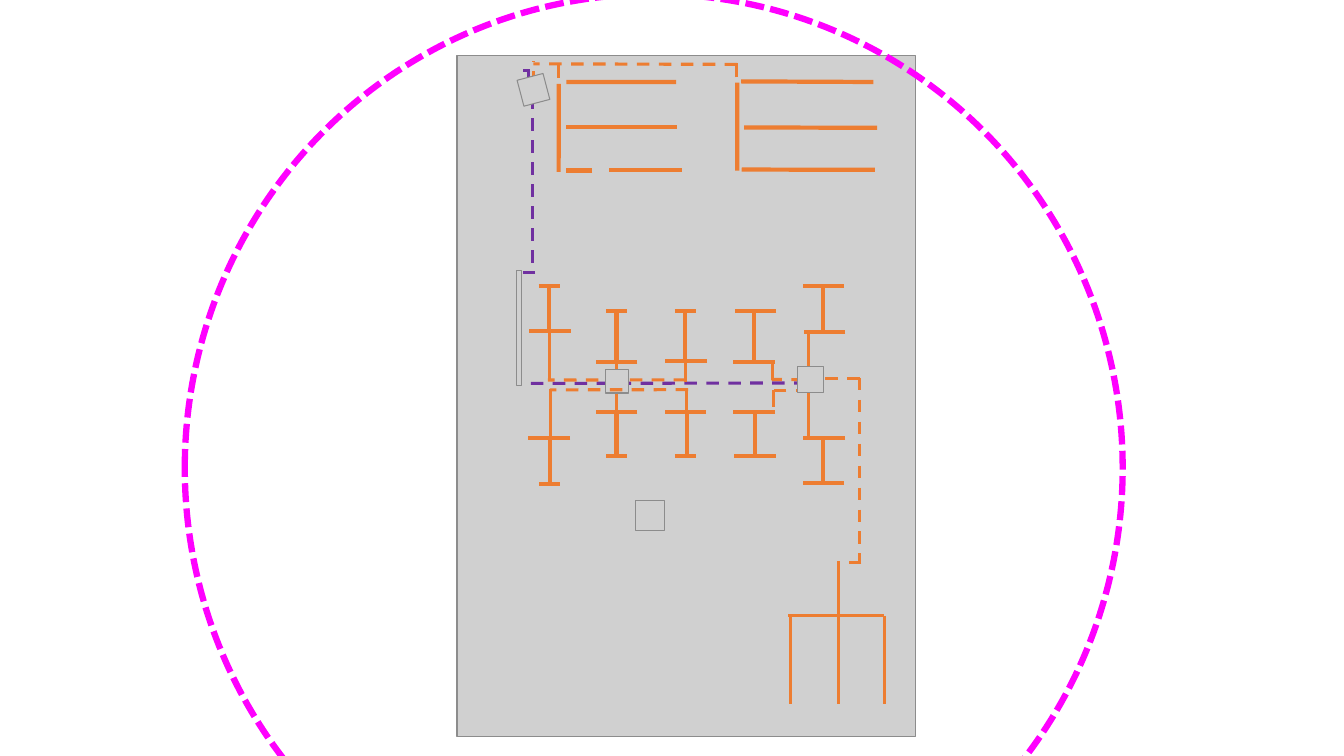
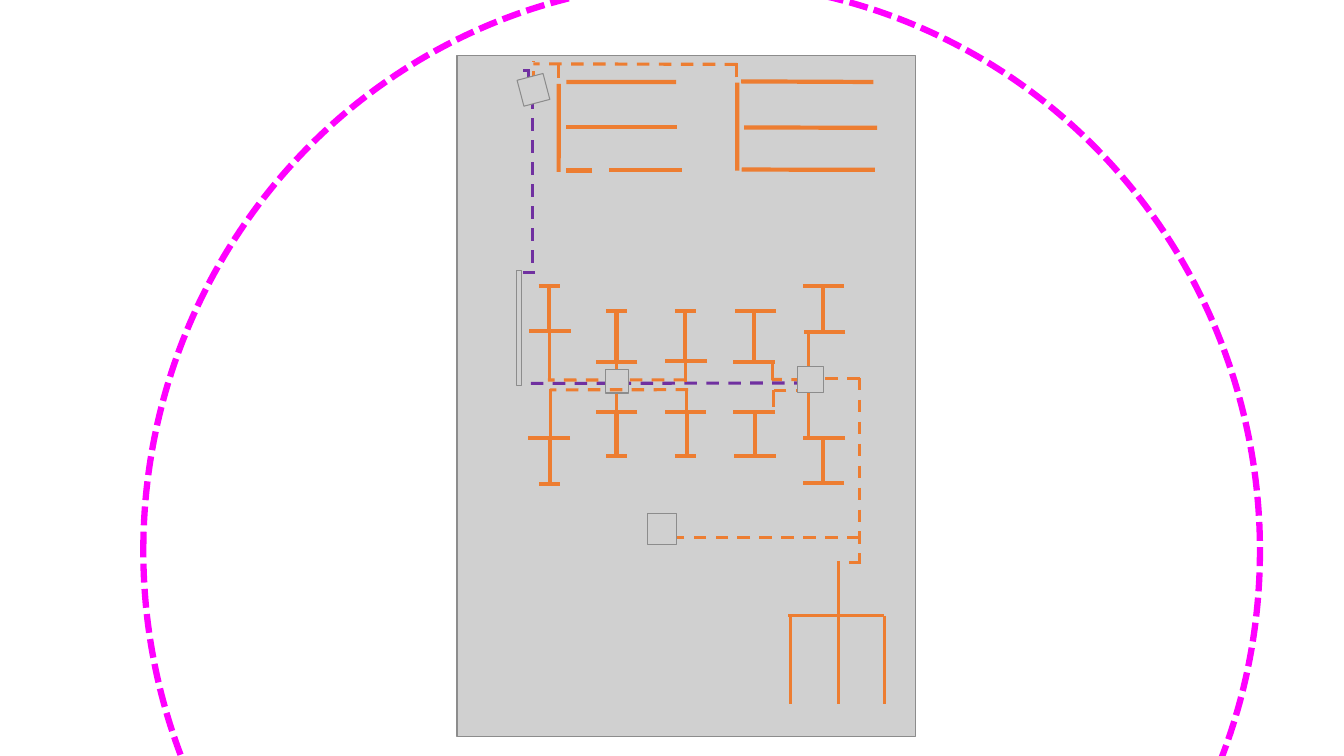
Before and after one commit to 0franciscor/rcomp-21-22-de-g1, a slide deck: slide 2 of doc/sprint1/1201386/Cabeamento estruturado.pptx. Drawn at 1344x756 pixels with LibreOffice and Linux fonts; fonts in the diff are those of the drawing; grey boxes stand for pictures; background and template pictures are left out. Boxes give left, top, right and bottom in pixels: in the first picture for what was removed or moved away, otherwise in the second. Text is boxed around its words. In the diff, an @@ line names an element or a change of style, - is before the commit and + after.

```diff
--- a/doc/sprint1/1201386/Cabeamento estruturado.pptx
+++ b/doc/sprint1/1201386/Cabeamento estruturado.pptx
@@ ellipse: place and size @@
-ellipse at [185, 0, 1122, 756]
+ellipse at [143, 0, 1260, 756]
@@ picture: place and size @@
-picture at [635, 500, 664, 530]
+picture at [647, 514, 677, 544]
@@ line added from (860, 537) to (673, 537), #ED7D31 2.25 pt dashed @@
```
Also in this commit, not shown: 1 other slide changed, 5 other files.
